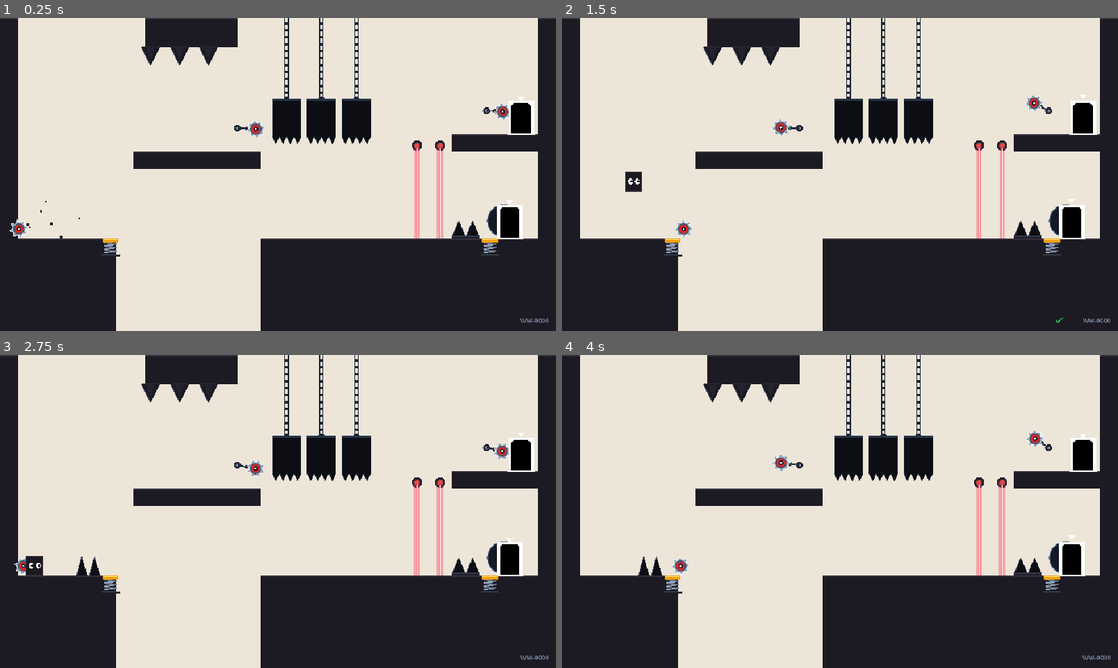
Above: before the commit, frames 1-4 (two rows, left to right).
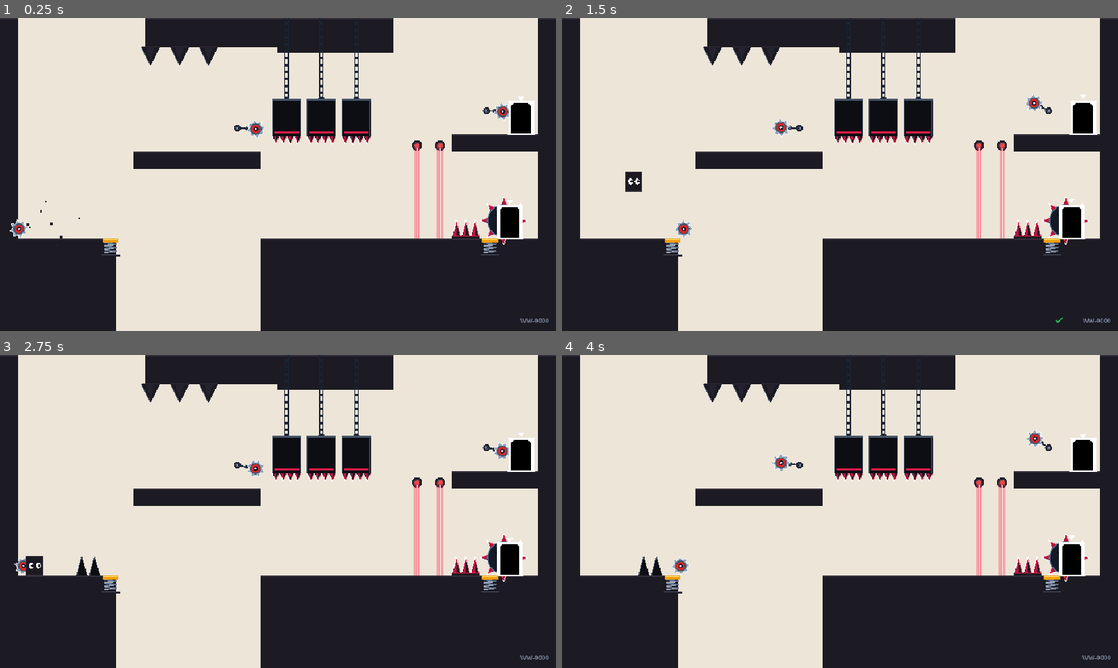
Above: after the commit, the same moments.

Repository: asror-vip/wrong-way
Game: Godot game, scene res://scenes/levels/level_40.tscn
The game is run twice, just before and just after one commit, with the same random seed, the same clock (stepped at 60 frames per second) and the same inputs. This scene is started directly instead of the project's main scene. Sound files missing from this copy of the repository are replaced by a short silence.
Inputs (mouse positions are in pixels of both pictures, inside the frame that each line leads up to):
- Up to frame 1 (0.25 s): no input
- Up to frame 2 (1.5 s): click "WW-0000" at 0.5 s; tap Enter at 1.25 s; move the mouse to (962, 158) at 1.27 s; hold Right (move_right) from 1.28 s (still down); hold Space from 1.28 s (still down); click (962, 158) at 1.42 s
- Up to frame 3 (2.75 s): tap Up (jump) at 1.52 s; release Right (move_right) at 2 s; release Space at 2 s; drag from (166, 527) to (88, 564) at 2.02 s
- Up to frame 4 (4 s): move the mouse to (895, 442) at 2.77 s; hold Right (move_right) 2.78-3.5 s; hold Space 2.78-3.5 s; drag from (812, 574) to (656, 564) at 3.52 s

The runs differ from the first frame. In frame 1, 3.5% of the frame differs, in the area x 42-95%, y 0-73%; in frame 2, 3.5%; in frame 3, 3.5%; in frame 4, 3.5%.

Commit message:
fix(traps): attach all top stalactites/crushers to solid ceilings and add high-contrast danger red/steel colors to visible traps

Diff:
--- a/data/levels.json
+++ b/data/levels.json
@@ -259,6 +259,13 @@
         "y": 380,
         "w": 430,
         "h": 160
+      },
+      {
+        "name": "Ceiling_Crusher1",
+        "x": 250,
+        "y": 0,
+        "w": 164,
+        "h": 60
       }
     ],
     "traps": [
@@ -323,6 +330,13 @@
         "y": 380,
         "w": 240,
         "h": 160
+      },
+      {
+        "name": "Ceiling_StalactiteMid",
+        "x": 530,
+        "y": 0,
+        "w": 124,
+        "h": 60
       }
     ],
     "traps": [
@@ -712,7 +726,14 @@
         "name": "Ceiling",
         "x": 280,
         "y": 0,
-        "w": 240,
+        "w": 308,
+        "h": 60
+      },
+      {
+        "name": "Ceiling_StalactiteMid",
+        "x": 530,
+        "y": 0,
+        "w": 124,
         "h": 60
       }
     ],
@@ -966,6 +987,20 @@
         "y": 140,
         "w": 960,
         "h": 40
+      },
+      {
+        "name": "Ceiling_Stalactite1",
+        "x": 250,
+        "y": 0,
+        "w": 334,
+        "h": 60
+      },
+      {
+        "name": "Ceiling_Stalactite2",
+        "x": 530,
+        "y": 0,
+        "w": 124,
+        "h": 60
       }
     ],
     "traps": [
@@ -1657,6 +1692,13 @@
         "y": 380,
         "w": 340,
         "h": 160
+      },
+      {
+        "name": "Ceiling_BigCrusher",
+        "x": 710,
+        "y": 0,
+        "w": 180,
+        "h": 60
       }
     ],
     "traps": [
@@ -1898,6 +1940,13 @@
         "y": 380,
         "w": 380,
         "h": 160
+      },
+      {
+        "name": "Ceiling_CrusherMid",
+        "x": 430,
+        "y": 0,
+        "w": 164,
+        "h": 60
       }
     ],
     "traps": [
@@ -2032,7 +2081,14 @@
         "name": "Ceiling",
         "x": 240,
         "y": 0,
-        "w": 200,
+        "w": 284,
+        "h": 60
+      },
+      {
+        "name": "Ceiling_Crusher2",
+        "x": 460,
+        "y": 0,
+        "w": 164,
         "h": 60
       }
     ],
@@ -2230,7 +2286,7 @@
         "name": "Ceiling",
         "x": 150,
         "y": 0,
-        "w": 150,
+        "w": 300,
         "h": 60
       }
     ],
@@ -2760,9 +2816,23 @@
       },
       {
         "name": "Ceiling",
-        "x": 620,
+        "x": 400,
         "y": 0,
-        "w": 180,
+        "w": 400,
+        "h": 60
+      },
+      {
+        "name": "Ceiling_Crusher1",
+        "x": 170,
+        "y": 0,
+        "w": 264,
+        "h": 60
+      },
+      {
+        "name": "Ceiling_CrusherFinal",
+        "x": 770,
+        "y": 0,
+        "w": 164,
         "h": 60
       }
     ],
@@ -3144,6 +3214,13 @@
         "y": 0,
         "w": 600,
         "h": 60
+      },
+      {
+        "name": "Ceiling_CrusherEnd",
+        "x": 730,
+        "y": 0,
+        "w": 164,
+        "h": 60
       }
     ],
     "traps": [
@@ -3525,7 +3602,7 @@
         "name": "CeilingReturn",
         "x": 200,
         "y": 0,
-        "w": 120,
+        "w": 334,
         "h": 60
       }
     ],
@@ -4100,7 +4177,7 @@
         "name": "CeilingStalactite",
         "x": 580,
         "y": 0,
-        "w": 140,
+        "w": 280,
         "h": 50
       }
     ],
@@ -4345,9 +4422,23 @@
       },
       {
         "name": "CeilingStalactites",
-        "x": 500,
+        "x": 270,
         "y": 0,
-        "w": 200,
+        "w": 430,
+        "h": 60
+      },
+      {
+        "name": "Ceiling_Crusher1",
+        "x": 160,
+        "y": 0,
+        "w": 164,
+        "h": 60
+      },
+      {
+        "name": "Ceiling_CrusherEnd1",
+        "x": 720,
+        "y": 0,
+        "w": 215,
         "h": 60
       }
     ],
@@ -4693,6 +4784,13 @@
         "y": 0,
         "w": 140,
         "h": 50
+      },
+      {
+        "name": "Ceiling_CrusherFinal",
+        "x": 725,
+        "y": 0,
+        "w": 164,
+        "h": 60
       }
     ],
     "traps": [
@@ -4853,6 +4951,13 @@
         "y": 0,
         "w": 150,
         "h": 60
+      },
+      {
+        "name": "Ceiling_Crusher1",
+        "x": 715,
+        "y": 0,
+        "w": 205,
+        "h": 60
       }
     ],
     "traps": [
@@ -5048,8 +5153,15 @@
         "name": "CeilingSky",
         "x": 250,
         "y": 0,
-        "w": 160,
+        "w": 310,
         "h": 50
+      },
+      {
+        "name": "Ceiling_Crusher2",
+        "x": 480,
+        "y": 0,
+        "w": 200,
+        "h": 60
       }
     ],
     "traps": [
--- a/scenes/levels/level_05.tscn
+++ b/scenes/levels/level_05.tscn
@@ -20,6 +20,10 @@
 [node name="GroundEnd" parent="Platforms" instance=ExtResource("3_sp")]
 position = Vector2(530, 380)
 platform_size = Vector2(430, 160)
+
+[node name="Ceiling_Crusher1" parent="Platforms" instance=ExtResource("3_sp")]
+position = Vector2(250, 0)
+platform_size = Vector2(164, 60)
 
 [node name="WallLeft" parent="Platforms" instance=ExtResource("3_sp")]
 position = Vector2(0, 0)
--- a/scenes/levels/level_06.tscn
+++ b/scenes/levels/level_06.tscn
@@ -26,6 +26,10 @@
 [node name="GroundEnd" parent="Platforms" instance=ExtResource("3_sp")]
 position = Vector2(720, 380)
 platform_size = Vector2(240, 160)
+
+[node name="Ceiling_StalactiteMid" parent="Platforms" instance=ExtResource("3_sp")]
+position = Vector2(530, 0)
+platform_size = Vector2(124, 60)
 
 [node name="WallLeft" parent="Platforms" instance=ExtResource("3_sp")]
 position = Vector2(0, 0)
--- a/scenes/levels/level_09.tscn
+++ b/scenes/levels/level_09.tscn
@@ -31,7 +31,11 @@
 
 [node name="Ceiling" parent="Platforms" instance=ExtResource("3_sp")]
 position = Vector2(280, 0)
-platform_size = Vector2(240, 60)
+platform_size = Vector2(308, 60)
+
+[node name="Ceiling_StalactiteMid" parent="Platforms" instance=ExtResource("3_sp")]
+position = Vector2(530, 0)
+platform_size = Vector2(124, 60)
 
 [node name="WallLeft" parent="Platforms" instance=ExtResource("3_sp")]
 position = Vector2(0, 0)
--- a/scenes/levels/level_11.tscn
+++ b/scenes/levels/level_11.tscn
@@ -31,6 +31,14 @@
 [node name="TunnelCeiling" parent="Platforms" instance=ExtResource("3_sp")]
 position = Vector2(0, 140)
 platform_size = Vector2(960, 40)
+
+[node name="Ceiling_Stalactite1" parent="Platforms" instance=ExtResource("3_sp")]
+position = Vector2(250, 0)
+platform_size = Vector2(334, 60)
+
+[node name="Ceiling_Stalactite2" parent="Platforms" instance=ExtResource("3_sp")]
+position = Vector2(530, 0)
+platform_size = Vector2(124, 60)
 
 [node name="WallLeft" parent="Platforms" instance=ExtResource("3_sp")]
 position = Vector2(0, 0)
--- a/scenes/levels/level_16.tscn
+++ b/scenes/levels/level_16.tscn
@@ -27,6 +27,10 @@
 [node name="GroundEnd" parent="Platforms" instance=ExtResource("3_sp")]
 position = Vector2(620, 380)
 platform_size = Vector2(340, 160)
+
+[node name="Ceiling_BigCrusher" parent="Platforms" instance=ExtResource("3_sp")]
+position = Vector2(710, 0)
+platform_size = Vector2(180, 60)
 
 [node name="WallLeft" parent="Platforms" instance=ExtResource("3_sp")]
 position = Vector2(0, 0)
--- a/scenes/levels/level_18.tscn
+++ b/scenes/levels/level_18.tscn
@@ -29,6 +29,10 @@
 [node name="GroundEnd" parent="Platforms" instance=ExtResource("3_sp")]
 position = Vector2(580, 380)
 platform_size = Vector2(380, 160)
+
+[node name="Ceiling_CrusherMid" parent="Platforms" instance=ExtResource("3_sp")]
+position = Vector2(430, 0)
+platform_size = Vector2(164, 60)
 
 [node name="WallLeft" parent="Platforms" instance=ExtResource("3_sp")]
 position = Vector2(0, 0)
--- a/scenes/levels/level_19.tscn
+++ b/scenes/levels/level_19.tscn
@@ -33,7 +33,11 @@
 
 [node name="Ceiling" parent="Platforms" instance=ExtResource("3_sp")]
 position = Vector2(240, 0)
-platform_size = Vector2(200, 60)
+platform_size = Vector2(284, 60)
+
+[node name="Ceiling_Crusher2" parent="Platforms" instance=ExtResource("3_sp")]
+position = Vector2(460, 0)
+platform_size = Vector2(164, 60)
 
 [node name="WallLeft" parent="Platforms" instance=ExtResource("3_sp")]
 position = Vector2(0, 0)
--- a/scenes/levels/level_20.tscn
+++ b/scenes/levels/level_20.tscn
@@ -43,7 +43,7 @@
 
 [node name="Ceiling" parent="Platforms" instance=ExtResource("3_sp")]
 position = Vector2(150, 0)
-platform_size = Vector2(150, 60)
+platform_size = Vector2(300, 60)
 
 [node name="WallLeft" parent="Platforms" instance=ExtResource("3_sp")]
 position = Vector2(0, 0)
--- a/scenes/levels/level_24.tscn
+++ b/scenes/levels/level_24.tscn
@@ -19,8 +19,16 @@
 platform_size = Vector2(960, 160)
 
 [node name="Ceiling" parent="Platforms" instance=ExtResource("3_sp")]
-position = Vector2(620, 0)
-platform_size = Vector2(180, 60)
+position = Vector2(400, 0)
+platform_size = Vector2(400, 60)
+
+[node name="Ceiling_Crusher1" parent="Platforms" instance=ExtResource("3_sp")]
+position = Vector2(170, 0)
+platform_size = Vector2(264, 60)
+
+[node name="Ceiling_CrusherFinal" parent="Platforms" instance=ExtResource("3_sp")]
+position = Vector2(770, 0)
+platform_size = Vector2(164, 60)
 
 [node name="WallLeft" parent="Platforms" instance=ExtResource("3_sp")]
 position = Vector2(0, 0)
--- a/scenes/levels/level_27.tscn
+++ b/scenes/levels/level_27.tscn
@@ -22,6 +22,10 @@
 [node name="CeilingFull" parent="Platforms" instance=ExtResource("3_sp")]
 position = Vector2(160, 0)
 platform_size = Vector2(600, 60)
+
+[node name="Ceiling_CrusherEnd" parent="Platforms" instance=ExtResource("3_sp")]
+position = Vector2(730, 0)
+platform_size = Vector2(164, 60)
 
 [node name="WallLeft" parent="Platforms" instance=ExtResource("3_sp")]
 position = Vector2(0, 0)
--- a/scenes/levels/level_30.tscn
+++ b/scenes/levels/level_30.tscn
@@ -28,7 +28,7 @@
 
 [node name="CeilingReturn" parent="Platforms" instance=ExtResource("3_sp")]
 position = Vector2(200, 0)
-platform_size = Vector2(120, 60)
+platform_size = Vector2(334, 60)
 
 [node name="WallLeft" parent="Platforms" instance=ExtResource("3_sp")]
 position = Vector2(0, 0)
--- a/scenes/levels/level_34.tscn
+++ b/scenes/levels/level_34.tscn
@@ -42,7 +42,7 @@
 
 [node name="CeilingStalactite" parent="Platforms" instance=ExtResource("3_sp")]
 position = Vector2(580, 0)
-platform_size = Vector2(140, 50)
+platform_size = Vector2(280, 50)
 
 [node name="WallLeft" parent="Platforms" instance=ExtResource("3_sp")]
 position = Vector2(0, 0)
--- a/scenes/levels/level_36.tscn
+++ b/scenes/levels/level_36.tscn
@@ -20,8 +20,16 @@
 platform_size = Vector2(960, 160)
 
 [node name="CeilingStalactites" parent="Platforms" instance=ExtResource("3_sp")]
-position = Vector2(500, 0)
-platform_size = Vector2(200, 60)
+position = Vector2(270, 0)
+platform_size = Vector2(430, 60)
+
+[node name="Ceiling_Crusher1" parent="Platforms" instance=ExtResource("3_sp")]
+position = Vector2(160, 0)
+platform_size = Vector2(164, 60)
+
+[node name="Ceiling_CrusherEnd1" parent="Platforms" instance=ExtResource("3_sp")]
+position = Vector2(720, 0)
+platform_size = Vector2(215, 60)
 
 [node name="WallLeft" parent="Platforms" instance=ExtResource("3_sp")]
 position = Vector2(0, 0)
--- a/scenes/levels/level_38.tscn
+++ b/scenes/levels/level_38.tscn
@@ -38,6 +38,10 @@
 [node name="CeilingUpper" parent="Platforms" instance=ExtResource("3_sp")]
 position = Vector2(320, 0)
 platform_size = Vector2(140, 50)
+
+[node name="Ceiling_CrusherFinal" parent="Platforms" instance=ExtResource("3_sp")]
+position = Vector2(725, 0)
+platform_size = Vector2(164, 60)
 
 [node name="WallLeft" parent="Platforms" instance=ExtResource("3_sp")]
 position = Vector2(0, 0)
--- a/scenes/levels/level_39.tscn
+++ b/scenes/levels/level_39.tscn
@@ -30,6 +30,10 @@
 [node name="CeilingStalactites" parent="Platforms" instance=ExtResource("3_sp")]
 position = Vector2(320, 0)
 platform_size = Vector2(150, 60)
+
+[node name="Ceiling_Crusher1" parent="Platforms" instance=ExtResource("3_sp")]
+position = Vector2(715, 0)
+platform_size = Vector2(205, 60)
 
 [node name="WallLeft" parent="Platforms" instance=ExtResource("3_sp")]
 position = Vector2(0, 0)
--- a/scenes/levels/level_40.tscn
+++ b/scenes/levels/level_40.tscn
@@ -44,7 +44,11 @@
 
 [node name="CeilingSky" parent="Platforms" instance=ExtResource("3_sp")]
 position = Vector2(250, 0)
-platform_size = Vector2(160, 50)
+platform_size = Vector2(310, 50)
+
+[node name="Ceiling_Crusher2" parent="Platforms" instance=ExtResource("3_sp")]
+position = Vector2(480, 0)
+platform_size = Vector2(200, 60)
 
 [node name="WallLeft" parent="Platforms" instance=ExtResource("3_sp")]
 position = Vector2(0, 0)
--- a/scripts/traps/crusher.gd
+++ b/scripts/traps/crusher.gd
@@ -137,12 +137,14 @@
 		draw_line(Vector2(1, 1), Vector2(1, h), Color(0.40, 0.70, 0.95, 0.4), 1.0)
 		draw_line(Vector2(w - 1, 1), Vector2(w - 1, h), Color(0.40, 0.70, 0.95, 0.4), 1.0)
 	else:
-		# Korpusning metall qirralari
-		draw_line(Vector2(0, 1), Vector2(w, 1), Color("#2a3548"), 2.0)
-		draw_line(Vector2(1, 1), Vector2(1, h), Color("#181e28"), 1.0)
-		draw_line(Vector2(w - 1, 1), Vector2(w - 1, h), Color("#181e28"), 1.0)
+		# Korpusning metall va xavfli qizil qirralari
+		draw_line(Vector2(0, 1), Vector2(w, 1), Color("#475569"), 2.0)
+		draw_line(Vector2(1, 1), Vector2(1, h), Color("#334155"), 1.5)
+		draw_line(Vector2(w - 1, 1), Vector2(w - 1, h), Color("#334155"), 1.5)
+		# Qizil xavf chizig'i (Hazard band)
+		draw_rect(Rect2(4.0, h - 8.0, w - 8.0, 3.0), Color("#e11d48"), true)
 
-	# Tishlar: qishda o'tkir muz osilmalari (icicles), 1-bobda qora tishlar
+	# Tishlar: qishda o'tkir muz osilmalari (icicles), 1-bobda o'tkir po'lat-qizil tishlar
 	var teeth := 4
 	var tw := w / float(teeth)
 	var tooth_len := 13.0
@@ -155,6 +157,13 @@
 			draw_line(p1, p2, Color("#ffffff"), 1.5)
 			draw_line(p2, p3, Color("#0284c7"), 1.2)
 		else:
-			draw_colored_polygon(PackedVector2Array([p1, p2, p3]), Color("#0c0e14"))
-			draw_line(p1, p2, Color("#2a3548"), 1.0)
-			draw_line(p2, p3, Color("#181e28"), 1.0)
+			draw_colored_polygon(PackedVector2Array([p1, p2, p3]), Color("#1e1b26"))
+			var inner_tooth := PackedVector2Array([
+				Vector2((float(i) + 0.2) * tw, h),
+				p2,
+				Vector2((float(i) + 0.55) * tw, h)
+			])
+			draw_colored_polygon(inner_tooth, Color("#be123c"))
+			draw_line(p1, p2, Color("#ffffff"), 1.5)
+			draw_line(p2, p3, Color("#fb7185"), 1.2)
+			draw_circle(p2, 1.4, Color.WHITE)
--- a/scripts/traps/rolling_boulder.gd
+++ b/scripts/traps/rolling_boulder.gd
@@ -106,16 +106,35 @@
 func _draw() -> void:
 	draw_set_transform(Vector2.ZERO, roll_rotation, Vector2.ONE)
 
-	# 1. Asosiy obsidian qoya toshi tanasi
+	# 1. Shar atrofidagi o'tkir metall-qizil tikanlar (Spikes around boulder)
+	var num_spikes := 8
+	for i in range(num_spikes):
+		var ang := float(i) * (TAU / float(num_spikes))
+		var dir := Vector2(cos(ang), sin(ang))
+		var norm := Vector2(-dir.y, dir.x)
+		var base1 := dir * (boulder_radius - 2.0) - norm * 6.0
+		var base2 := dir * (boulder_radius - 2.0) + norm * 6.0
+		var tip := dir * (boulder_radius + 12.0)
+		draw_colored_polygon(PackedVector2Array([base1, tip, base2]), Color("#1e1b26"))
+		draw_colored_polygon(PackedVector2Array([base1 + norm * 2.0, tip, base2]), Color("#be123c"))
+		draw_line(base1, tip, Color("#ffffff"), 1.4)
+		draw_line(tip, base2, Color("#fb7185"), 1.2)
+		draw_circle(tip, 1.5, Color.WHITE)
+
+	# 2. Asosiy obsidian qoya toshi tanasi
 	draw_circle(Vector2.ZERO, boulder_radius, Color(0.08, 0.10, 0.15, 1.0))
 	# Qoya xoshiyasi
-	draw_arc(Vector2.ZERO, boulder_radius, -PI, PI, 32, Color(0.28, 0.36, 0.48, 0.85), 2.0)
+	draw_arc(Vector2.ZERO, boulder_radius, -PI, PI, 32, Color(0.35, 0.45, 0.60, 0.9), 2.0)
 
-	# 2. Ichki tosh qatlamlari va yoriqlari (Limbo silhouette rock cracks)
+	# 3. Ichki tosh qatlamlari va yoriqlari (Limbo silhouette rock cracks)
 	draw_line(Vector2(-16, -10), Vector2(4, -4), Color(0.03, 0.04, 0.07, 0.95), 2.5)
 	draw_line(Vector2(4, -4), Vector2(16, -14), Color(0.03, 0.04, 0.07, 0.95), 2.0)
 	draw_line(Vector2(4, -4), Vector2(0, 15), Color(0.03, 0.04, 0.07, 0.95), 2.2)
 	draw_line(Vector2(0, 15), Vector2(-12, 18), Color(0.03, 0.04, 0.07, 0.95), 1.8)
 
+	# Markaziy qizil xavf nuri
+	draw_circle(Vector2.ZERO, 6.0, Color("#e11d48"))
+	draw_circle(Vector2.ZERO, 3.0, Color.WHITE)
+
 	# Nozik tosh yorug'lik aksi
 	draw_arc(Vector2.ZERO, boulder_radius - 4.0, -PI * 0.7, -PI * 0.2, 16, Color(0.40, 0.50, 0.65, 0.40), 1.5)
--- a/scripts/traps/spikes.gd
+++ b/scripts/traps/spikes.gd
@@ -48,11 +48,11 @@
 			draw_line(Vector2(x1, 2.0), Vector2(x2 - 1.0, h - 4.0), Color("#7dd3fc"), 1.2)
 			draw_circle(Vector2(x1, 2.5), 1.6, Color.WHITE)
 	else:
-		# 1-bob asl metall tikanlar
-		draw_rect(Rect2(0, h - 4.0, w, 4.0), Color("#24202c"), true)
-		draw_rect(Rect2(0, h - 4.0, w, 1.5), Color("#475569"), true)
+		# 1-bob: Xavfli o'tkir qizil-po'lat tikanlar (Yashirilmaydigan, yaqqol ko'rinadigan)
+		draw_rect(Rect2(0, h - 5.0, w, 5.0), Color("#1c1a22"), true)
+		draw_rect(Rect2(0, h - 5.0, w, 2.5), Color("#e11d48"), true) # Qizil xavf chizig'i
 
-		var count := 2
+		var count := int(maxf(1.0, w / 16.0))
 		var step := w / float(count)
 		for i in range(count):
 			var x0 := float(i) * step
@@ -64,9 +64,20 @@
 				Vector2(x1, 2.0),
 				Vector2(x2 - 1.0, h - 4.0)
 			])
-			draw_colored_polygon(tri, Color("#0c0e14"))
-			draw_line(Vector2(x0 + 1.0, h - 4.0), Vector2(x1, 2.0), Color("#525d73"), 1.2)
-			draw_line(Vector2(x1, 2.0), Vector2(x2 - 1.0, h - 4.0), Color("#1b202c"), 1.2)
+			# To'q po'lat asos
+			draw_colored_polygon(tri, Color("#1e1b26"))
+			# Qizil xavf yuzi (Danger facet)
+			var inner_facet := PackedVector2Array([
+				Vector2(x0 + 2.5, h - 4.0),
+				Vector2(x1, 3.5),
+				Vector2(x1 + 1.0, h - 4.0)
+			])
+			draw_colored_polygon(inner_facet, Color("#be123c"))
+			# O'tkir po'lat va oq yaltiroq qirra
+			draw_line(Vector2(x0 + 1.0, h - 4.0), Vector2(x1, 2.0), Color("#ffffff"), 1.6)
+			draw_line(Vector2(x1, 2.0), Vector2(x2 - 1.0, h - 4.0), Color("#fb7185"), 1.2)
+			# Uchi yaltirashi (O'tkir oq uch)
+			draw_circle(Vector2(x1, 2.0), 1.8, Color.WHITE)
 
 func _on_body_entered(body: Node2D) -> void:
 	if body is PlayerController or body.is_in_group("player"):
